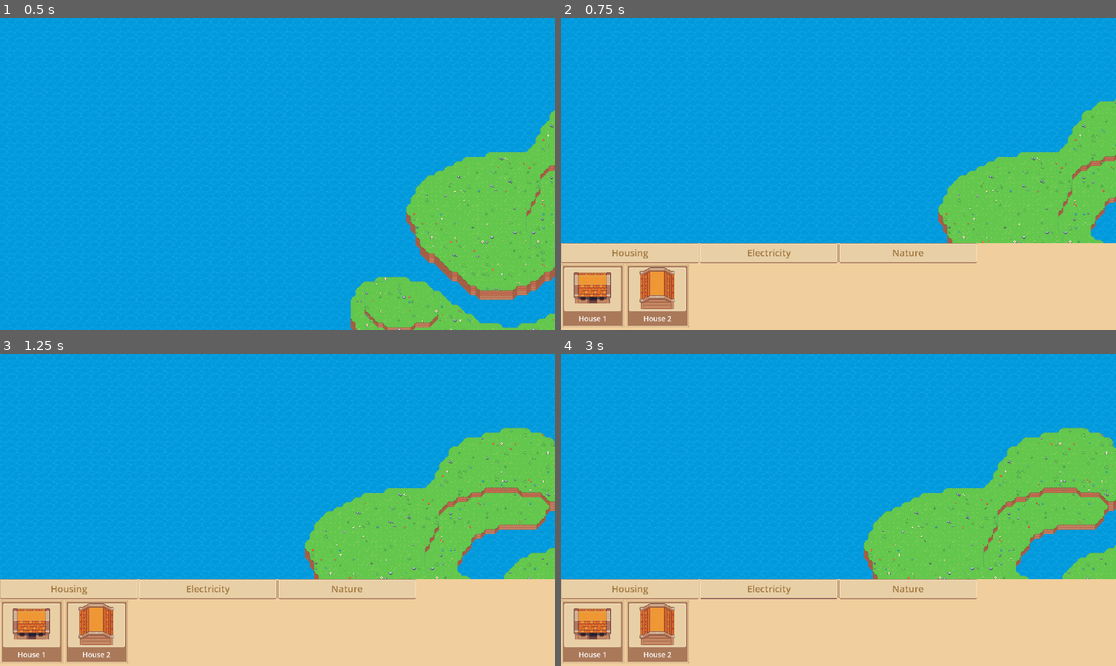
Above: before the commit, frames 1-4 (two rows, left to right).
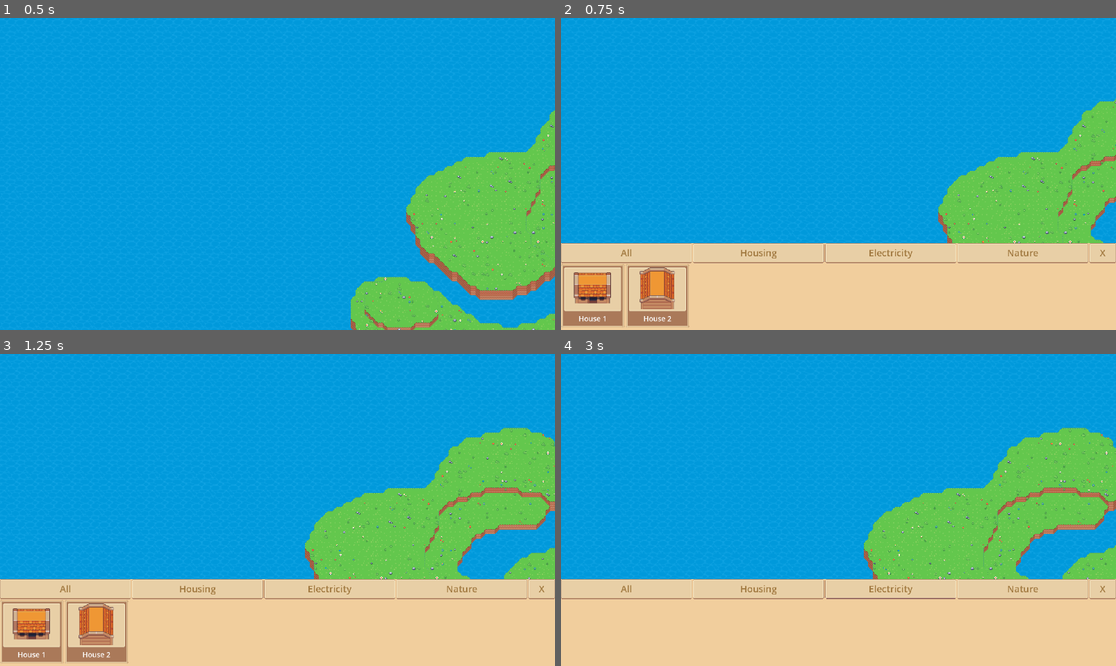
Above: after the commit, the same moments.

Repository: zaih0/Volta-Vista
Game: Godot game, scene res://scenes/game.tscn
Two runs of this game, one before a commit and one after it. Both use one fixed random seed, a clock stepped at 60 frames per second and the inputs below. This scene is started directly instead of the project's main scene.
Inputs (mouse positions are in pixels of both pictures, inside the frame that each line leads up to):
- Up to frame 1 (0.5 s): no input
- Up to frame 2 (0.75 s): tap Enter at 0.5 s; move the mouse to (960, 158) at 0.52 s; hold D (move_right) from 0.53 s (still down); hold B (build_mode) from 0.53 s (still down); click (960, 158) at 0.67 s
- Up to frame 3 (1.25 s): keep holding D (move_right); keep holding B (build_mode)
- Up to frame 4 (3 s): release D (move_right) at 1.25 s; release B (build_mode) at 1.25 s; click "Housing" at 1.25 s; click (627, 588) at 2 s, where only the run after the commit has a clickable "All"; click "Electricity" at 2.75 s

Frame 1 is identical in both runs. In frame 2, 0.7% of the frame differs, in the area x 9-100%, y 72-79%; in frame 3, 0.7%; in frame 4, 3.7%, in the area x 0-100%, y 72-100%.

Commit message:
catagory buttons on build ui

Diff:
--- a/scenes/building_system/ui/build_ui.tscn
+++ b/scenes/building_system/ui/build_ui.tscn
@@ -1,6 +1,6 @@
 [gd_scene format=3 uid="uid://b33ggtqkfvxpm"]
 
-[ext_resource type="Script" uid="uid://b2xpblyvundav" path="res://scripts/building_system/load_building_cards.gd" id="1_6iemf"]
+[ext_resource type="Script" uid="uid://b2xpblyvundav" path="res://scripts/building_system/setup_build_ui.gd" id="1_6iemf"]
 [ext_resource type="PackedScene" uid="uid://44qmr8wemwjf" path="res://scenes/building_system/ui/building_card.tscn" id="2_13o7g"]
 [ext_resource type="Texture2D" uid="uid://j0h0schlcvyr" path="res://assets/ui/buttons/basic/button.png" id="3_7d2ur"]
 [ext_resource type="Texture2D" uid="uid://c4p3tlqr0qdwy" path="res://assets/ui/buttons/basic/button_hover.png" id="4_wm0nu"]
@@ -61,11 +61,17 @@
 size_flags_vertical = 3
 size_flags_stretch_ratio = 0.3
 
-[node name="MarginContainer2" type="MarginContainer" parent="VBoxContainer/HBoxContainer" unique_id=1136536448]
+[node name="catagory_container" type="HBoxContainer" parent="VBoxContainer/HBoxContainer" unique_id=176493445]
 layout_mode = 2
 size_flags_horizontal = 3
+size_flags_stretch_ratio = 4.0
 
-[node name="Button" type="Button" parent="VBoxContainer/HBoxContainer/MarginContainer2" unique_id=1623922928]
+[node name="close_button_container" type="MarginContainer" parent="VBoxContainer/HBoxContainer" unique_id=206356461]
+layout_mode = 2
+size_flags_horizontal = 3
+size_flags_stretch_ratio = 0.2
+
+[node name="exit_button" type="Button" parent="VBoxContainer/HBoxContainer/close_button_container" unique_id=1903787965]
 layout_mode = 2
 theme_override_colors/font_color = Color(0.6337604, 0.47791362, 0.25573793, 1)
 theme_override_colors/font_focus_color = Color(0.63529414, 0.47843137, 0.25490198, 1)
@@ -77,47 +83,7 @@
 theme_override_styles/pressed = SubResource("StyleBoxFlat_5sej6")
 theme_override_styles/hover = SubResource("StyleBoxTexture_qxan8")
 theme_override_styles/hover_pressed = SubResource("StyleBoxTexture_7d2ur")
-text = "Housing"
-
-[node name="MarginContainer3" type="MarginContainer" parent="VBoxContainer/HBoxContainer" unique_id=1339548065]
-layout_mode = 2
-size_flags_horizontal = 3
-
-[node name="Button" type="Button" parent="VBoxContainer/HBoxContainer/MarginContainer3" unique_id=1739235989]
-layout_mode = 2
-theme_override_colors/font_color = Color(0.6337604, 0.47791362, 0.25573793, 1)
-theme_override_colors/font_focus_color = Color(0.63529414, 0.47843137, 0.25490198, 1)
-theme_override_colors/font_pressed_color = Color(0.63529414, 0.47843137, 0.25490198, 1)
-theme_override_colors/font_hover_color = Color(0.63529414, 0.47843137, 0.25490198, 1)
-theme_override_colors/font_hover_pressed_color = Color(0.63529414, 0.47843137, 0.25490198, 1)
-theme_override_font_sizes/font_size = 32
-theme_override_styles/normal = SubResource("StyleBoxTexture_pk7sr")
-theme_override_styles/pressed = SubResource("StyleBoxFlat_5sej6")
-theme_override_styles/hover = SubResource("StyleBoxTexture_qxan8")
-theme_override_styles/hover_pressed = SubResource("StyleBoxTexture_7d2ur")
-text = "Electricity"
-
-[node name="MarginContainer4" type="MarginContainer" parent="VBoxContainer/HBoxContainer" unique_id=1520079859]
-layout_mode = 2
-size_flags_horizontal = 3
-
-[node name="Button" type="Button" parent="VBoxContainer/HBoxContainer/MarginContainer4" unique_id=1597779460]
-layout_mode = 2
-theme_override_colors/font_color = Color(0.6337604, 0.47791362, 0.25573793, 1)
-theme_override_colors/font_focus_color = Color(0.63529414, 0.47843137, 0.25490198, 1)
-theme_override_colors/font_pressed_color = Color(0.63529414, 0.47843137, 0.25490198, 1)
-theme_override_colors/font_hover_color = Color(0.63529414, 0.47843137, 0.25490198, 1)
-theme_override_colors/font_hover_pressed_color = Color(0.63529414, 0.47843137, 0.25490198, 1)
-theme_override_font_sizes/font_size = 32
-theme_override_styles/normal = SubResource("StyleBoxTexture_pk7sr")
-theme_override_styles/pressed = SubResource("StyleBoxFlat_5sej6")
-theme_override_styles/hover = SubResource("StyleBoxTexture_qxan8")
-theme_override_styles/hover_pressed = SubResource("StyleBoxTexture_7d2ur")
-text = "Nature"
-
-[node name="MarginContainer5" type="MarginContainer" parent="VBoxContainer/HBoxContainer" unique_id=206356461]
-layout_mode = 2
-size_flags_horizontal = 3
+text = "X"
 
 [node name="scroll_box" type="ScrollContainer" parent="VBoxContainer" unique_id=549092338]
 layout_mode = 2
--- /dev/null
+++ b/scenes/building_system/ui/catagory_button.tscn
@@ -0,0 +1,53 @@
+[gd_scene format=3 uid="uid://bhs7vl4ghvcli"]
+
+[ext_resource type="Texture2D" uid="uid://j0h0schlcvyr" path="res://assets/ui/buttons/basic/button.png" id="1_24fys"]
+[ext_resource type="Texture2D" uid="uid://c4p3tlqr0qdwy" path="res://assets/ui/buttons/basic/button_hover.png" id="2_76x5t"]
+[ext_resource type="Texture2D" uid="uid://b2pt8isaywd6f" path="res://assets/ui/buttons/basic/button_click.png" id="3_0ktdn"]
+[ext_resource type="Script" uid="uid://d0pgsjfqbjjw3" path="res://scripts/building_system/catagory_button.gd" id="4_05h1n"]
+
+[sub_resource type="StyleBoxTexture" id="StyleBoxTexture_ba0u5"]
+texture = ExtResource("1_24fys")
+texture_margin_left = 4.0
+texture_margin_top = 4.0
+texture_margin_right = 4.0
+texture_margin_bottom = 6.0
+axis_stretch_horizontal = 1
+axis_stretch_vertical = 1
+region_rect = Rect2(0, 0, 26, 28)
+
+[sub_resource type="StyleBoxFlat" id="StyleBoxFlat_p2381"]
+
+[sub_resource type="StyleBoxTexture" id="StyleBoxTexture_p5yk1"]
+texture = ExtResource("2_76x5t")
+texture_margin_left = 4.0
+texture_margin_top = 4.0
+texture_margin_right = 4.0
+texture_margin_bottom = 6.0
+region_rect = Rect2(0, 0, 26, 28)
+
+[sub_resource type="StyleBoxTexture" id="StyleBoxTexture_35ujw"]
+texture = ExtResource("3_0ktdn")
+texture_margin_left = 4.0
+texture_margin_top = 4.0
+texture_margin_right = 4.0
+texture_margin_bottom = 4.0
+axis_stretch_horizontal = 1
+axis_stretch_vertical = 1
+
+[node name="catagory_button" type="Button" unique_id=1269733465]
+size_flags_horizontal = 3
+size_flags_stretch_ratio = 0.5
+theme_override_colors/font_color = Color(0.6337604, 0.47791362, 0.25573793, 1)
+theme_override_colors/font_focus_color = Color(0.63529414, 0.47843137, 0.25490198, 1)
+theme_override_colors/font_pressed_color = Color(0.63529414, 0.47843137, 0.25490198, 1)
+theme_override_colors/font_hover_color = Color(0.63529414, 0.47843137, 0.25490198, 1)
+theme_override_colors/font_hover_pressed_color = Color(0.63529414, 0.47843137, 0.25490198, 1)
+theme_override_font_sizes/font_size = 32
+theme_override_styles/normal = SubResource("StyleBoxTexture_ba0u5")
+theme_override_styles/pressed = SubResource("StyleBoxFlat_p2381")
+theme_override_styles/hover = SubResource("StyleBoxTexture_p5yk1")
+theme_override_styles/hover_pressed = SubResource("StyleBoxTexture_35ujw")
+text = "All"
+script = ExtResource("4_05h1n")
+
+[connection signal="pressed" from="." to="." method="_on_pressed"]
--- a/scripts/building_system/building_card.gd
+++ b/scripts/building_system/building_card.gd
@@ -6,7 +6,7 @@
 @onready var content_container = $VBoxContainer/HBoxContainer/building_preview/preview_container
 
 var building_scene: PackedScene
-
+var category: int
 
 func setup(title: String, scene_path: String, preview_scale: float):
 
@@ -22,7 +22,7 @@
 
 
 func _gui_input(event):
-
 	if event is InputEventMouseButton:
 		if event.button_index == MOUSE_BUTTON_LEFT and event.pressed:
+			print("gui card pressed")
 			building_selected.emit(building_scene)
--- a/scripts/building_system/building_manager.gd
+++ b/scripts/building_system/building_manager.gd
@@ -50,7 +50,7 @@
 
 
 func select_building(scene: PackedScene):
-
+	print("building changed")
 	current_scene = scene
 
 	if build_mode:
--- /dev/null
+++ b/scripts/building_system/catagory_button.gd
@@ -0,0 +1,12 @@
+extends Button
+
+signal catagory_changed(catagory: int)
+
+var catagory: int
+
+func setup(value: int, display_name: String):
+	catagory = value
+	text = display_name
+
+func _pressed():
+	catagory_changed.emit(catagory)
--- a/scripts/building_system/load_building_cards.gd
+++ /dev/null
@@ -1,46 +0,0 @@
-extends MarginContainer
-
-signal building_selected(scene: PackedScene)
-
-@export var card_scene: PackedScene
-
-@onready var card_container = $"VBoxContainer/scroll_box/buildings_container"
-
-var placeables := [
-	{
-		"name": "House 1",
-		"scene": "res://scenes/building_system/buildings/house.tscn",
-		"preview_scale": 2,
-		"catagory": "housing"
-	},
-	{
-		"name": "House 2",
-		"scene": "res://scenes/building_system/buildings/house2.tscn",
-		"preview_scale": 1.5,
-		"catagory": "housing"
-	}
-]
-
-func _ready() -> void:
-	for placeable in placeables:
-		create_card(
-			placeable.name,
-			placeable.scene,
-			placeable.preview_scale
-		)
-
-
-func create_card(title: String, scene_path: String, preview_scale: float):
-
-	var card = card_scene.instantiate()
-
-	card_container.add_child(card)
-
-	card.setup(title, scene_path, preview_scale)
-
-	card.building_selected.connect(_on_card_selected)
-
-
-func _on_card_selected(scene: PackedScene):
-
-	building_selected.emit(scene)
--- /dev/null
+++ b/scripts/building_system/setup_build_ui.gd
@@ -0,0 +1,72 @@
+extends MarginContainer
+
+signal building_selected(scene: PackedScene)
+signal catagory_changed(catagory: catagories)
+
+
+@export var card_scene: PackedScene
+
+@onready var card_container = $"VBoxContainer/scroll_box/buildings_container"
+@onready var catagory_container = $"VBoxContainer/HBoxContainer/catagory_container"
+
+@onready var catagory_button = preload("res://scenes/building_system/ui/catagory_button.tscn")
+
+enum catagories {
+	All,
+	Housing,
+	Electricity,
+	Nature
+}
+
+var placeables := [
+	{
+		"name": "House 1",
+		"scene": "res://scenes/building_system/buildings/house.tscn",
+		"preview_scale": 2,
+		"catagory": catagories.Housing
+	},
+	{
+		"name": "House 2",
+		"scene": "res://scenes/building_system/buildings/house2.tscn",
+		"preview_scale": 1.5,
+		"catagory": catagories.Housing
+	}
+]
+
+func _ready() -> void:
+	create_catagory_buttons()
+	for placeable in placeables:
+		create_card(
+			placeable
+		)
+
+func create_catagory_buttons():
+	for catagory in catagories.values():
+		var btn = catagory_button.instantiate()
+		catagory_container.add_child(btn)
+
+		btn.setup(catagory, catagories.keys()[catagory])
+		btn.catagory_changed.connect(on_catagory_selected)
+
+func create_card(placeable):
+	var card = card_scene.instantiate()
+
+	card_container.add_child(card)
+	card.setup(
+		placeable["name"],
+		placeable["scene"],
+		placeable["preview_scale"]
+	)
+
+	card.category = placeable["catagory"]
+	card.building_selected.connect(on_card_selected)
+
+func on_card_selected(scene: PackedScene):
+	building_selected.emit(scene)
+
+func on_catagory_selected(category):
+	for card in card_container.get_children():
+		card.visible = (
+			category == catagories.All
+			or card.category == category
+		)
Not shown, added: scripts/building_system/catagory_button.gd.uid
Renamed: scripts/building_system/load_building_cards.gd.uid -> scripts/building_system/setup_build_ui.gd.uid
